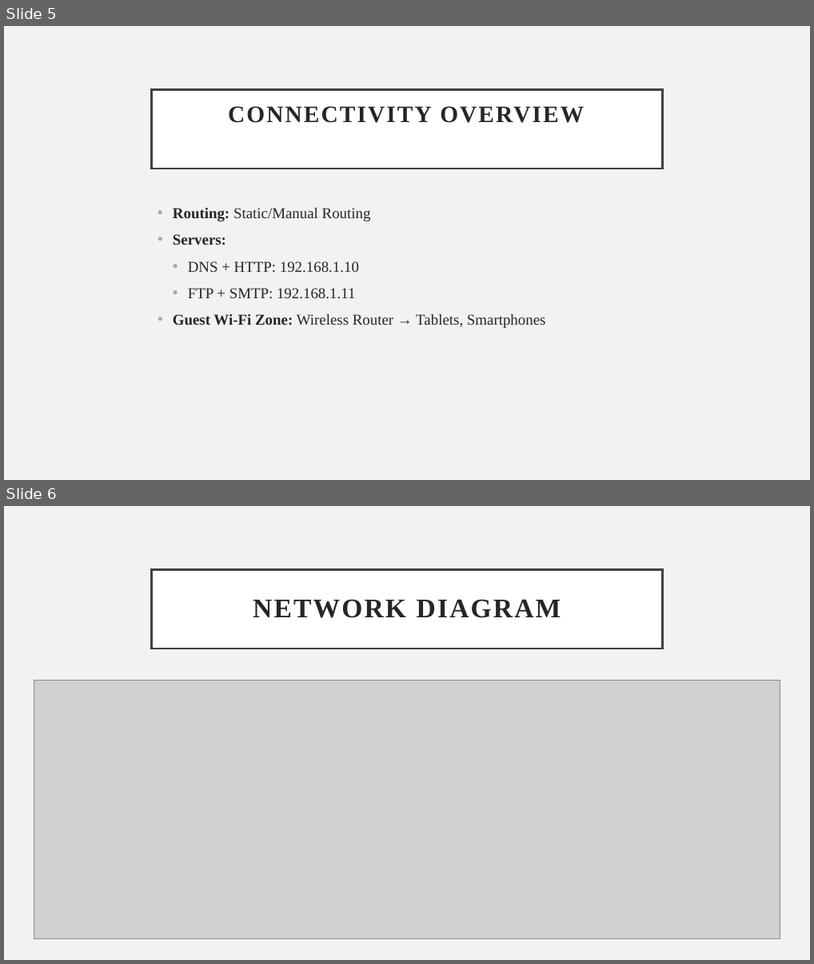
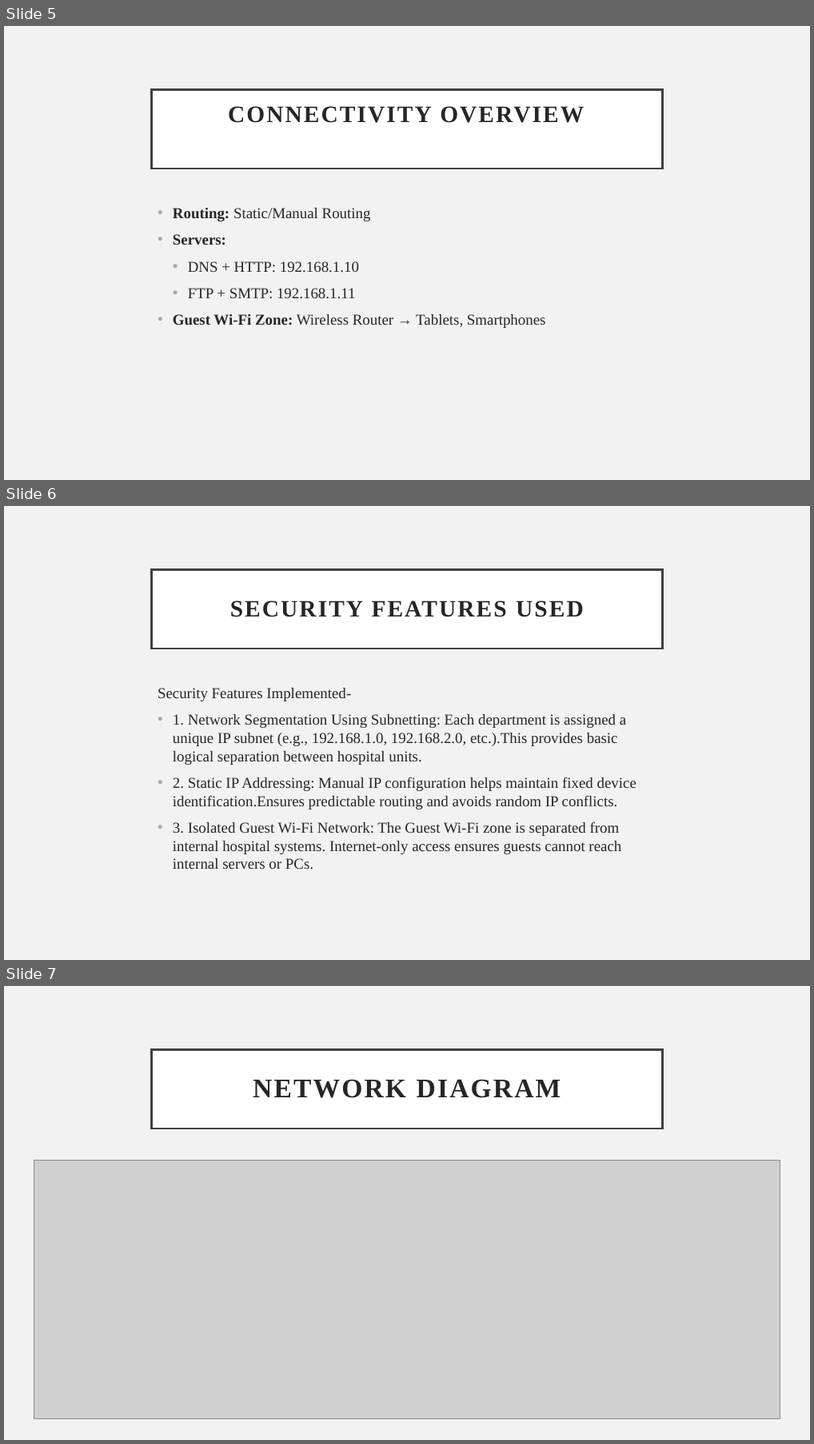
Before and after one commit to samiyaarahman/Hospital-Network-System, a slide deck: (222400024)-Hospital Network System.pptx. Shown one above the other, each under a label of ours: slides 5 and 6 before the commit, slides 5, 6 and 7 after it. The pictures are 814x964 and 814x1444 pixels, drawn with LibreOffice and Linux fonts; fonts in the diff are those of the drawing; grey boxes stand for pictures. Boxes give left, top, right and bottom in pixels: in the first picture for what was removed or moved away, otherwise in the second. Text is boxed around its words. In the diff, an @@ line names an element or a change of style, - is before the commit and + after.

```diff
--- a/(222400024)-Hospital Network System.pptx
+++ b/(222400024)-Hospital Network System.pptx
@@ slide 6 added at box(4, 506, 810, 960), background #F2F2F2 @@
@@ title added at box(152, 569, 662, 648), fill #FFFFFF, outline #404040 2.5 pt, 28 pt, text #262626, bold @@
+SECURITY FEATURES USED
@@ text added at box(158, 688, 637, 869), 18 pt, text #262626 @@
+Security Features Implemented-
+• 1. Network Segmentation Using Subnetting: Each department is assigned a unique IP subnet (e.g., 192.168.1.0, 192.168.2.0, etc.).This provides basic logical separation between hospital units.
+• 2. Static IP Addressing: Manual IP configuration helps maintain fixed device identification.Ensures predictable routing and avoids random IP conflicts.
+• 3. Isolated Guest Wi-Fi Network: The Guest Wi-Fi zone is separated from internal hospital systems. Internet-only access ensures guests cannot reach internal servers or PCs.
@@ what was slide 6 is now slide 7 @@
```
Also in this commit, not shown: 1 slide changed.
